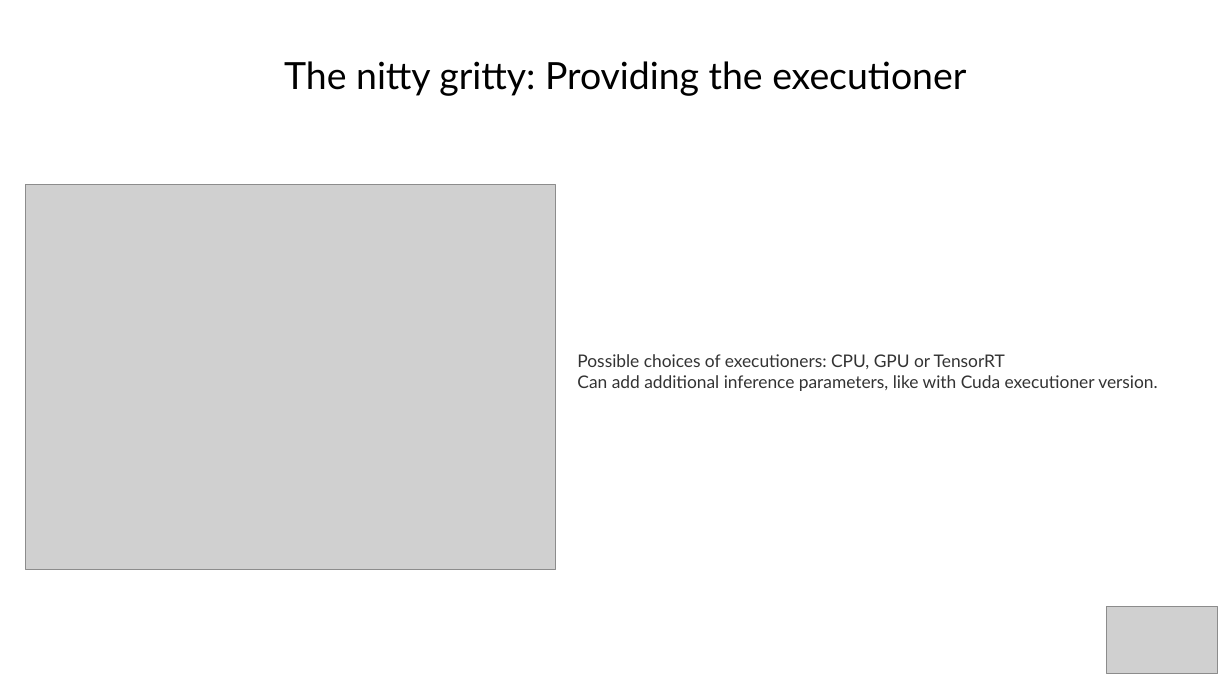
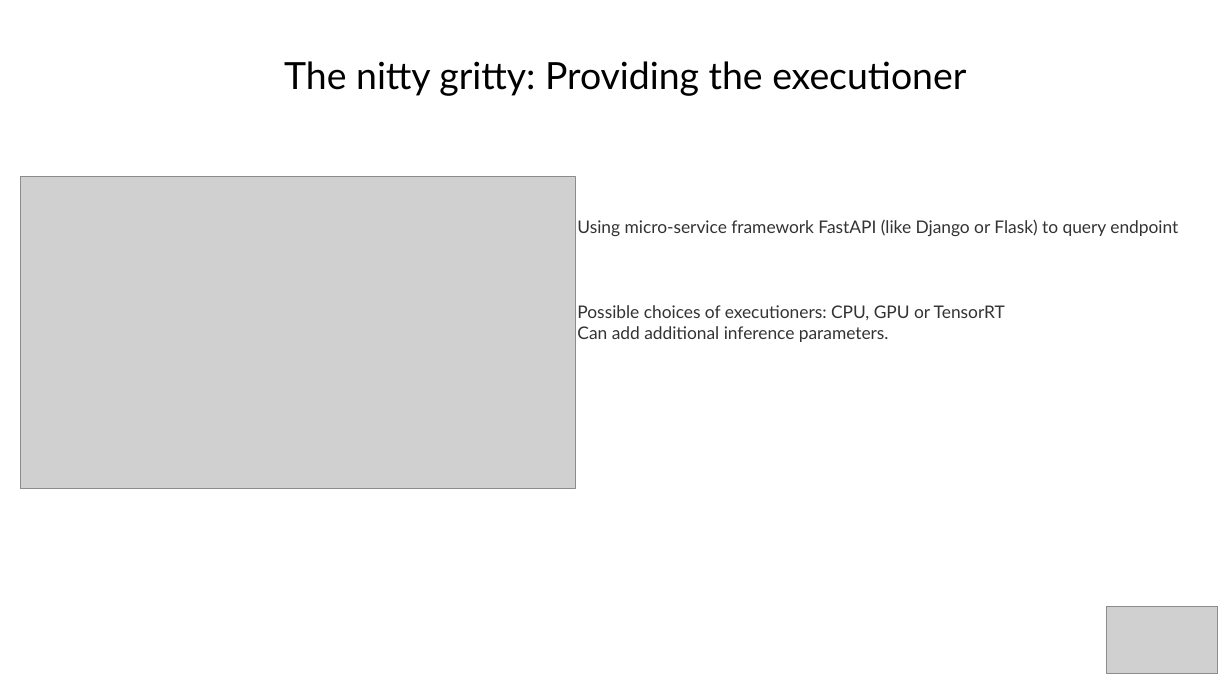
Before and after one commit to akinwilson/heed, a slide deck: slide 22 of reducing-inference-time.odp (slide 10 before the commit). Drawn at 1232x693 pixels with LibreOffice and Linux fonts; fonts in the diff are those of the drawing; grey boxes stand for pictures. Boxes give left, top, right and bottom in pixels: in the first picture for what was removed or moved away, otherwise in the second. Text is boxed around its words. In the diff, an @@ line names an element or a change of style, - is before the commit and + after.

```diff
--- a/reducing-inference-time.odp
+++ b/reducing-inference-time.odp
@@ picture: place and size @@
-picture at bbox=[26, 185, 555, 570]
+picture at bbox=[21, 176, 576, 489]
@@ title added at bbox=[577, 219, 1178, 236], 13 pt, text #333333 @@
+Using micro-service framework FastAPI (like Django or Flask) to query endpoint
@@ title at bbox=[577, 305, 1005, 342]: text changed @@
-Possible choices of executioners: CPU, GPU or TensorRT
-Can add additional inference parameters, like with Cuda executioner version.
+Possible choices of executioners: CPU, GPU or TensorRT
+Can add additional inference parameters.
```
Also in this commit, not shown: 8 other slides changed, 13 slides added, 1 slide removed.
